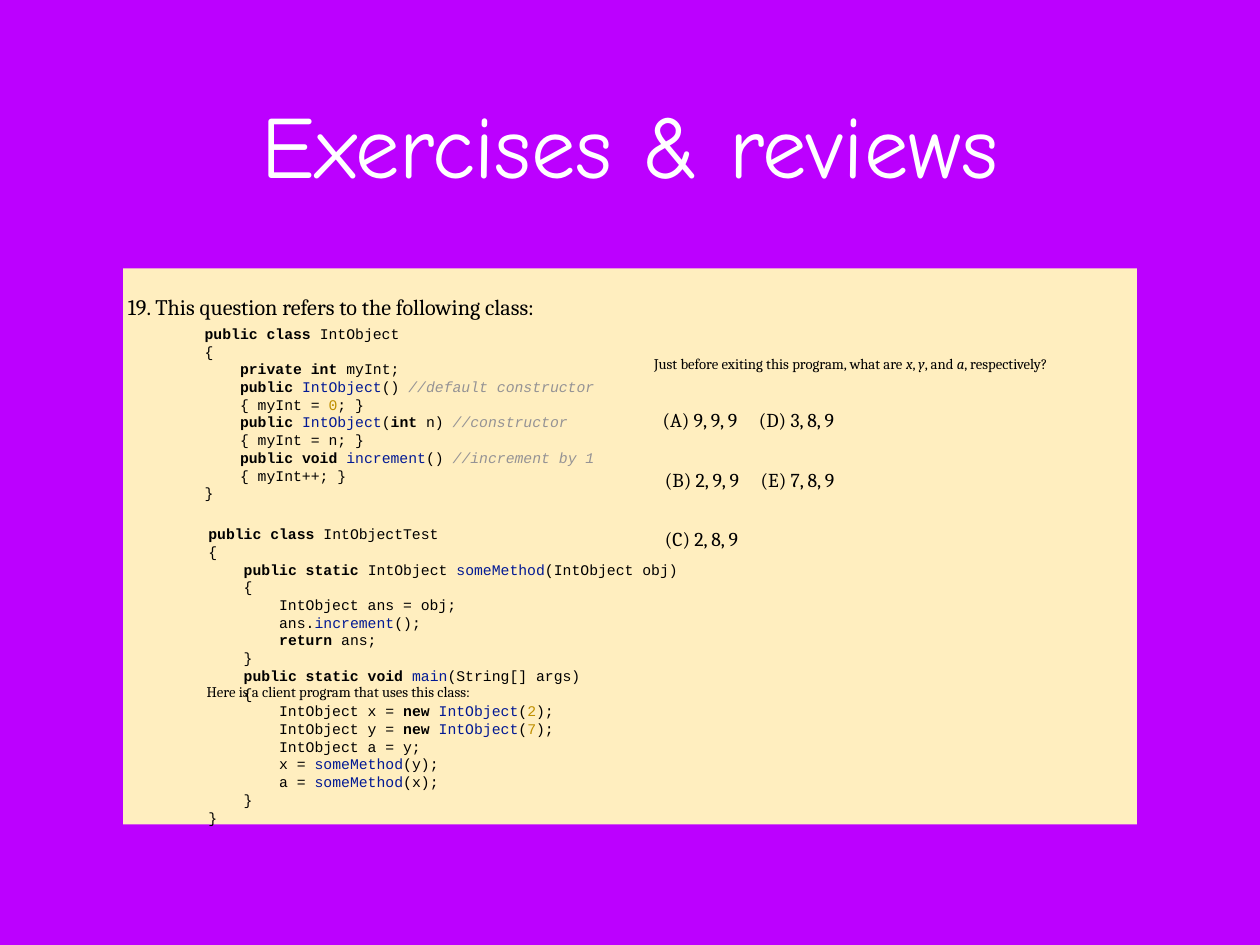
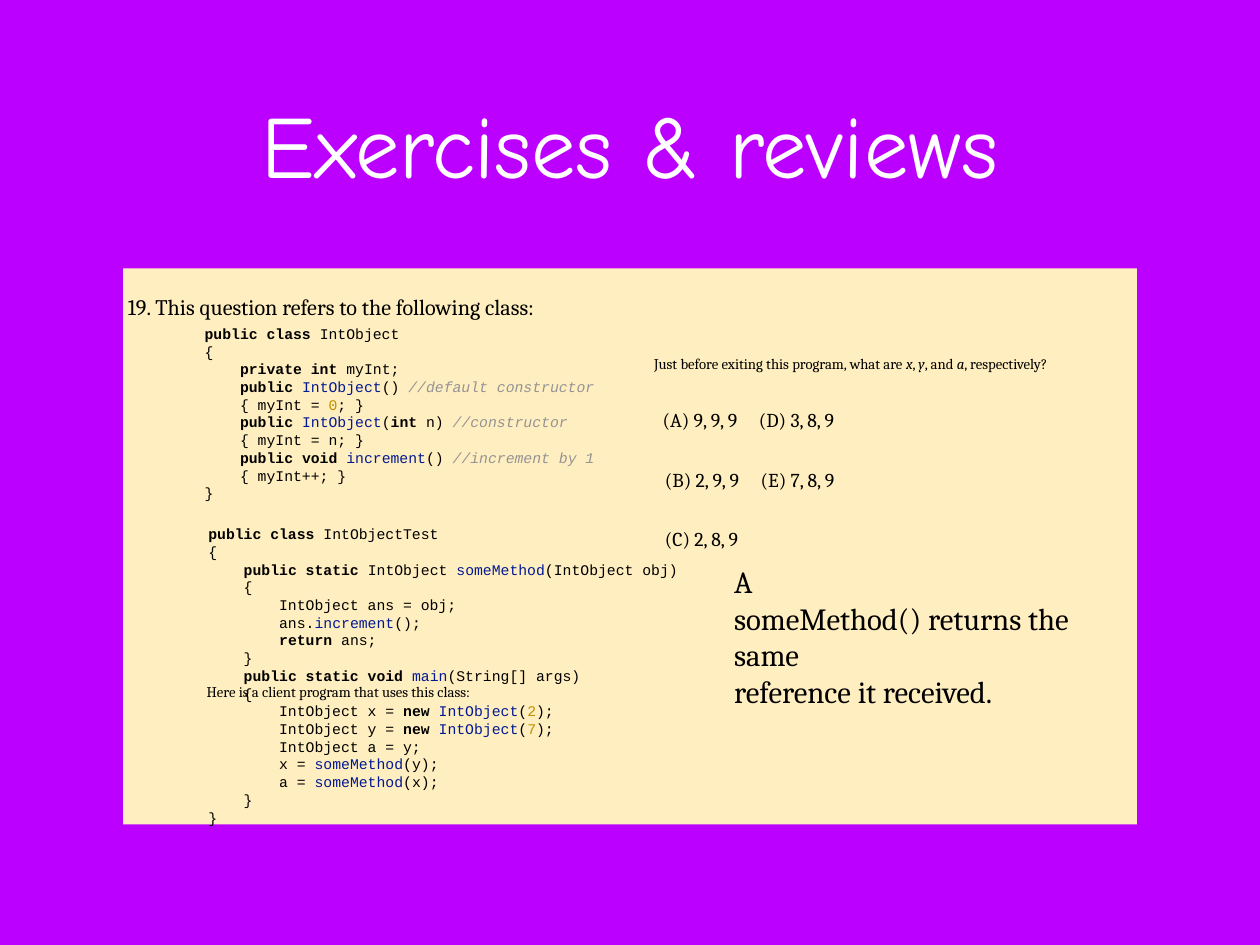
Before and after one commit to difficultcho/AP-A-2018.01.27--, a slide deck: slide 146 of AP计算机A-2018.01.27-张淼.pptx (slide 145 before the commit). Drawn at 1260x945 pixels with LibreOffice and Linux fonts; fonts in the diff are those of the drawing; background and template pictures are left out. Boxes give left, top, right and bottom in pixels: in the first picture for what was removed or moved away, otherwise in the second. Text is boxed around its words. In the diff, an @@ line names an element or a change of style, - is before the commit and + after.

```diff
--- a/AP计算机A-2018.01.27-张淼.pptx
+++ b/AP计算机A-2018.01.27-张淼.pptx
@@ text added at [734, 572, 1069, 704], 25 pt, text #000000 @@
+A
+someMethod() returns the same
+reference it received.
```
Also in this commit, not shown: 25 other slides changed, 1 slide added.
